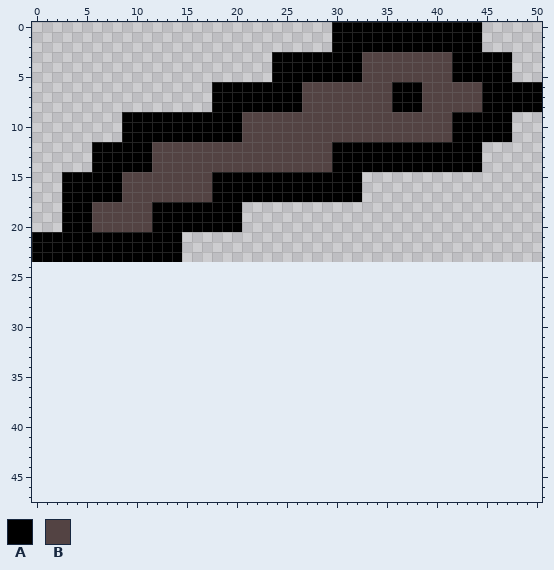
Two versions of one pixel-art sprite, Game/images/Worm-Sprite.png. That is the earlier state.
The file is 51x24 pixels. The old version is drawn lined up with the new one, on the new canvas.
Palette (. is transparent): A #000000  B #534343
Pixels before (only the part around the change), first column x 0:
13 ......AAAAAABBBBBBBBBBBBBBBBBBAAAAAAAAAAAAAAA......
14 ......AAAAAABBBBBBBBBBBBBBBBBBAAAAAAAAAAAAAAA......
15 ...AAAAAABBBBBBBBBAAAAAAAAAAAAAAA..................
16 ...AAAAAABBBBBBBBBAAAAAAAAAAAAAAA..................
17 ...AAAAAABBBBBBBBBAAAAAAAAAAAAAAA..................
18 ...AAABBBBBBAAAAAAAAA..............................
19 ...AAABBBBBBAAAAAAAAA..............................
20 ...AAABBBBBBAAAAAAAAA..............................
21 AAAAAAAAAAAAAAA....................................
22 AAAAAAAAAAAAAAA....................................
23 AAAAAAAAAAAAAAA....................................
24 ...................................................
25 ...................................................
26 ...................................................
27 ...................................................
28 ...................................................
29 ...................................................
30 ...................................................
31 ...................................................
32 ...................................................
33 ...................................................
34 ...................................................
35 ...................................................
36 ...................................................
37 ...................................................
38 ...................................................
39 ...................................................
40 ...................................................
41 ...................................................
42 ...................................................
43 ...................................................
44 ...................................................
45 ...................................................
46 ...................................................
47 ...................................................
New version:
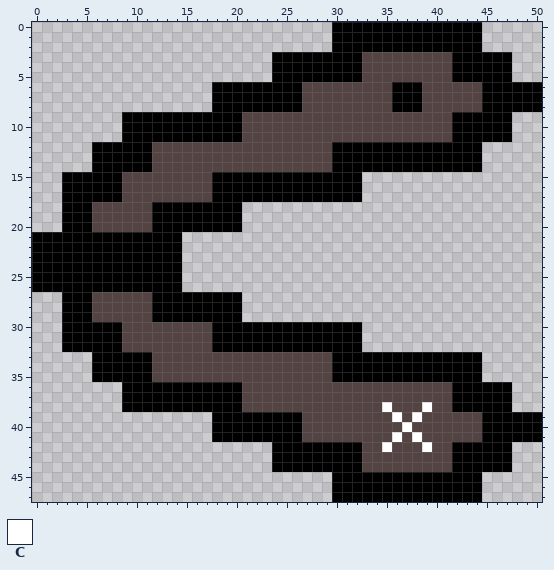
Colours new in this view: C #ffffff
The exact change:
canvas 51x24 -> 51x48
Colour A is added in rows 24 to 26 at x 0 to 14; in rows 27 to 29 at x 3 to 5 and 12 to 20; in rows 30 to 32 at x 3 to 8 and 18 to 32; in rows 33 to 35 at x 6 to 11 and 30 to 44; in rows 36 to 38 at x 9 to 20 and 42 to 47; in rows 39 to 41 at x 18 to 26 and 45 to 50.
Colour A is added in rows 42 to 44 at x 24 to 32 and 42 to 47; in rows 45 to 47 at x 30 to 44.
Colour B is added in rows 27 to 29 at x 6 to 11; in rows 30 to 32 at x 9 to 17; in rows 33 to 35 at x 12 to 29; in rows 36 to 37 at x 21 to 41; in row 38 at x 21 to 34, 36 to 38 and 40 to 41; in row 39 at x 27 to 35, 37 and 39 to 44.
Colour B is added in row 40 at x 27 to 36 and 38 to 44; in row 41 at x 27 to 35, 37 and 39 to 44; in row 42 at x 33 to 34, 36 to 38 and 40 to 41; in rows 43 to 44 at x 33 to 41.
Colour C is added in row 38 at x 35 and 39; in row 39 at x 36 and 38; in row 40 at x 37; in row 41 at x 36 and 38; in row 42 at x 35 and 39.
